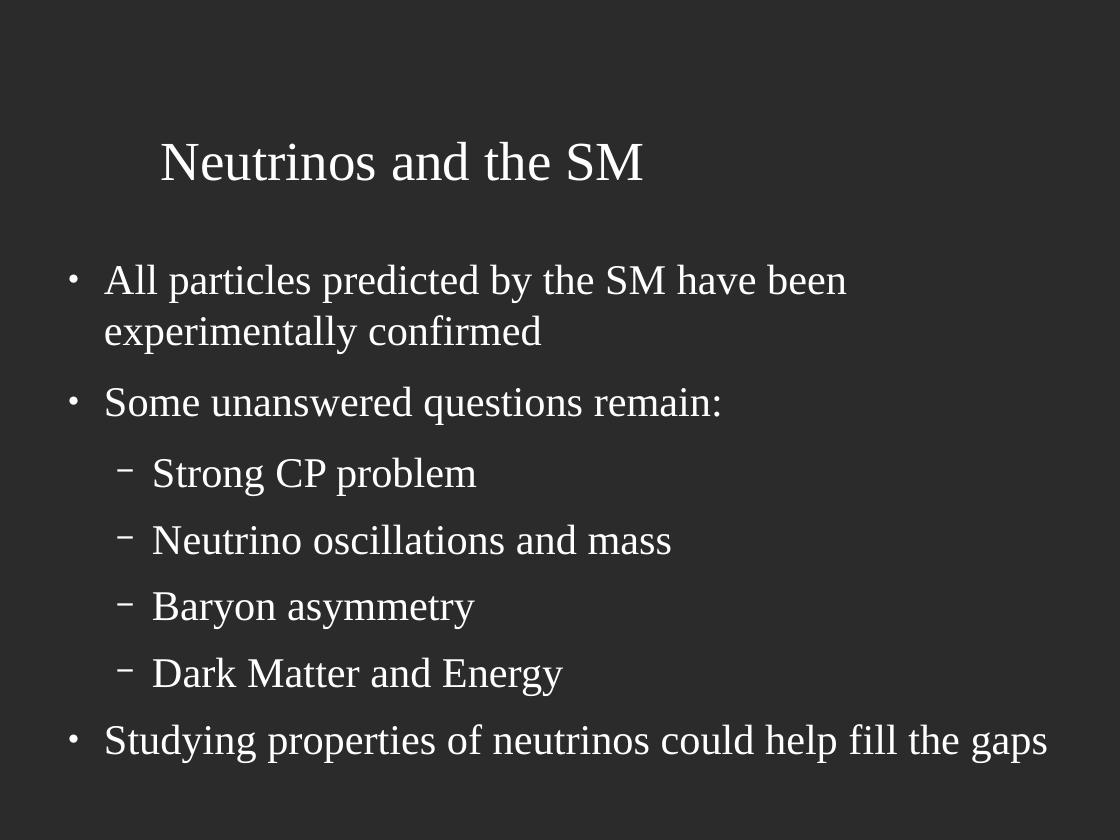
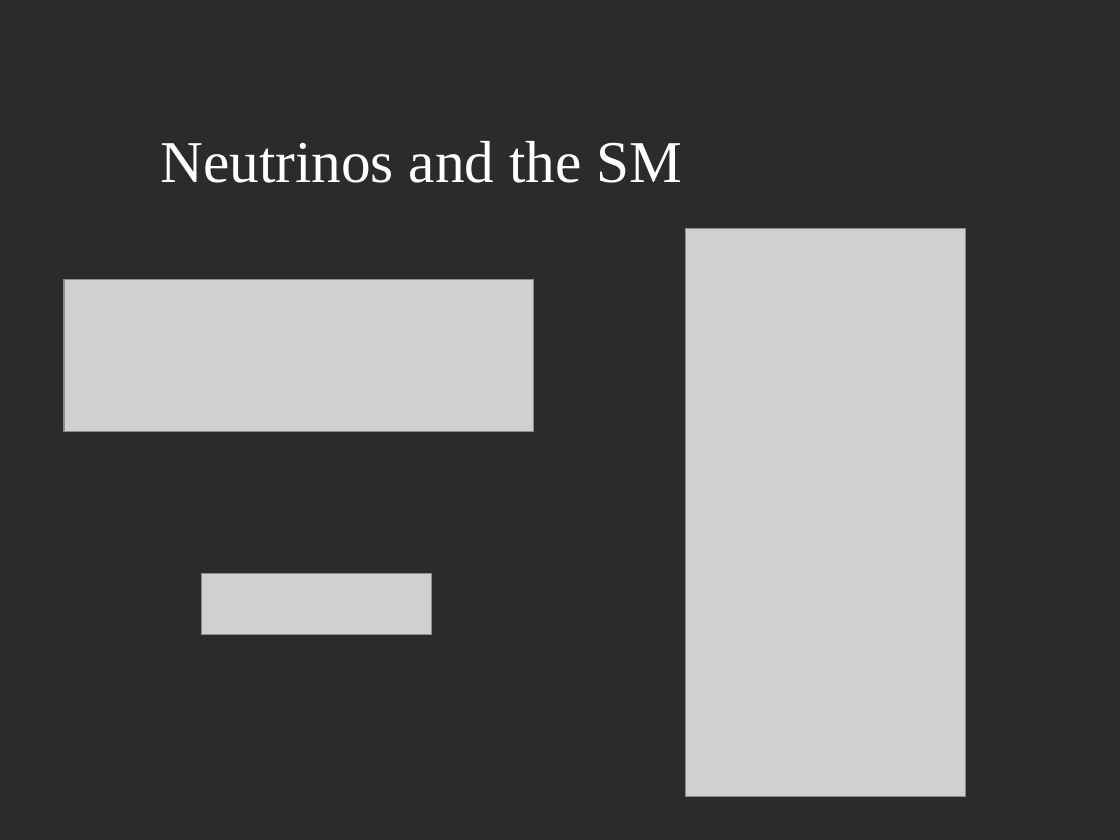
Before and after one commit to JoshCodesPhysics/dune_project, a slide deck: slide 4 of dune_notes/dune_pres/dune_project_pres.odp. Drawn at 1120x840 pixels with LibreOffice and Linux fonts; fonts in the diff are those of the drawing; grey boxes stand for pictures; background and template pictures are left out; a plain dark background stands for a picture behind light text. Boxes give left, top, right and bottom in pixels: in the first picture for what was removed or moved away, otherwise in the second. Text is boxed around its words. In the diff, an @@ line names an element or a change of style, - is before the commit and + after.

```diff
--- a/dune_notes/dune_pres/dune_project_pres.odp
+++ b/dune_notes/dune_pres/dune_project_pres.odp
@@ title "Neutrinos and the SM" at (160,141,682,183): size 39 to 42 pt @@
@@ picture added at (686,229,966,797) @@
@@ text removed at (104,264,1049,763) @@
-● All particles predicted by the SM have been experimentally confirmed
-● Some unanswered questions remain:
-  − Strong CP problem
-  − Neutrino oscillations and mass
-  − Baryon asymmetry
-  − Dark Matter and Energy
-● Studying properties of neutrinos could help fill the gaps
@@ picture added at (64,279,534,432) @@
@@ picture added at (201,574,432,635) @@
```
Also in this commit, not shown: 3 other slides changed, 3 slides added, 6 slides removed, 1 other file.
